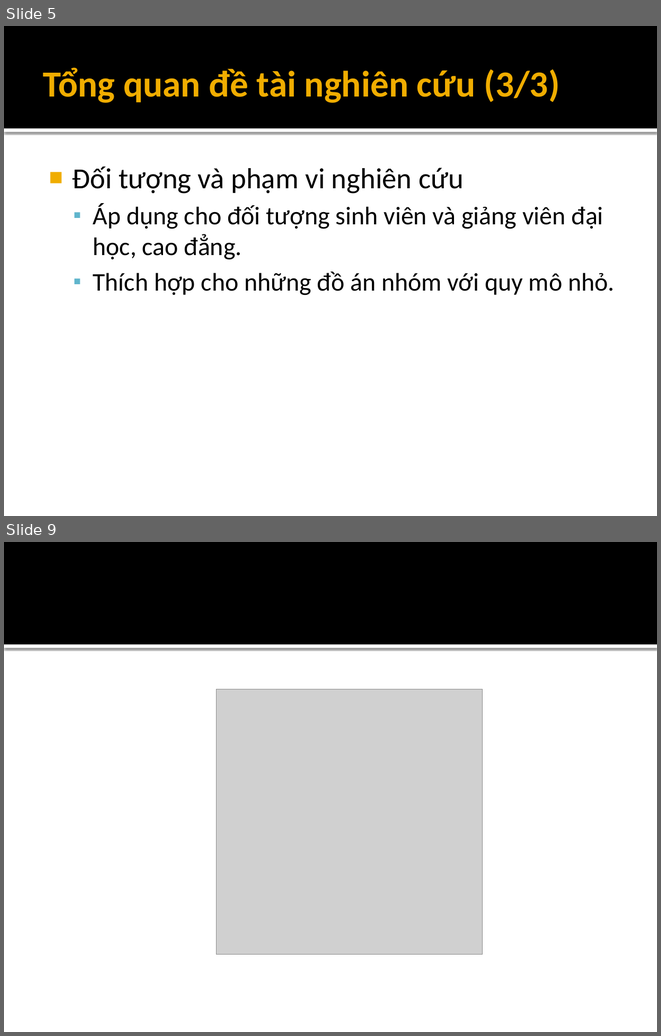
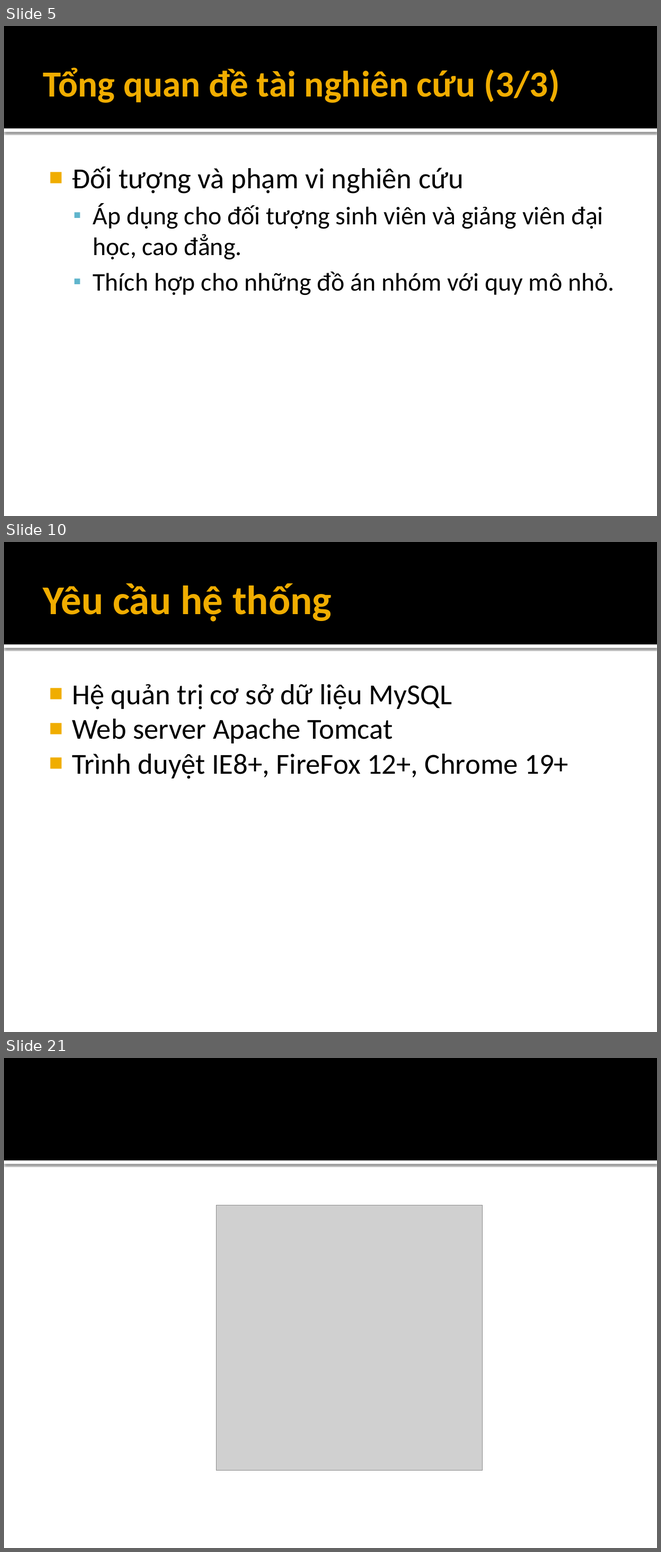
Before and after one commit to andungtra/he-thong-quan-ly-tuong-tac, a slide deck: Report/ppt/Presentation.pptx. Shown one above the other, each under a label of ours: slides 5 and 9 before the commit, slides 5, 10 and 21 after it; the slides between them are not shown. The pictures are 661x1036 and 661x1552 pixels, drawn with LibreOffice and Linux fonts; fonts in the diff are those of the drawing; grey boxes stand for pictures. Boxes give left, top, right and bottom in pixels: in the first picture for what was removed or moved away, otherwise in the second. Text is boxed around its words. In the diff, an @@ line names an element or a change of style, - is before the commit and + after.

```diff
--- a/Report/ppt/Presentation.pptx
+++ b/Report/ppt/Presentation.pptx
@@ slide 10 added at [4, 542, 657, 1032], background #FFFFFF; not listed: 2 template elements that a slide beside it also shows @@
@@ title added at [43, 583, 332, 622], 45 pt, text #F0AD00, bold @@
+Yêu cầu hệ thống
@@ text added at [72, 684, 568, 779], 32 pt, text #000000 @@
+■ Hệ quản trị cơ sở dữ liệu MySQL
+■ Web server Apache Tomcat
+■ Trình duyệt IE8+, FireFox 12+, Chrome 19+
@@ what was slide 9 is now slide 21 @@
```
Also in this commit, not shown: 3 slides changed, 11 other slides added, 7 other files.
